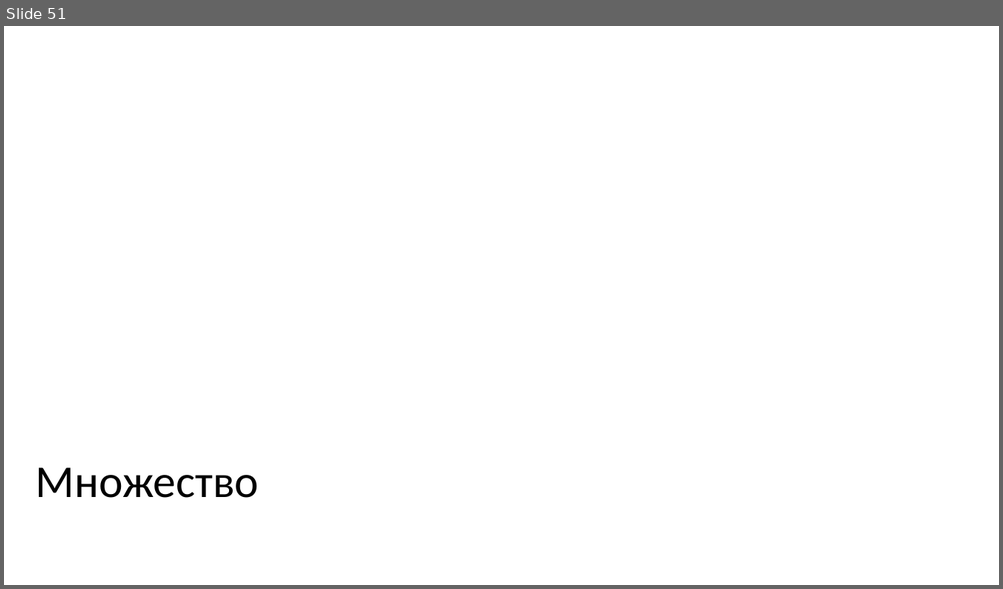
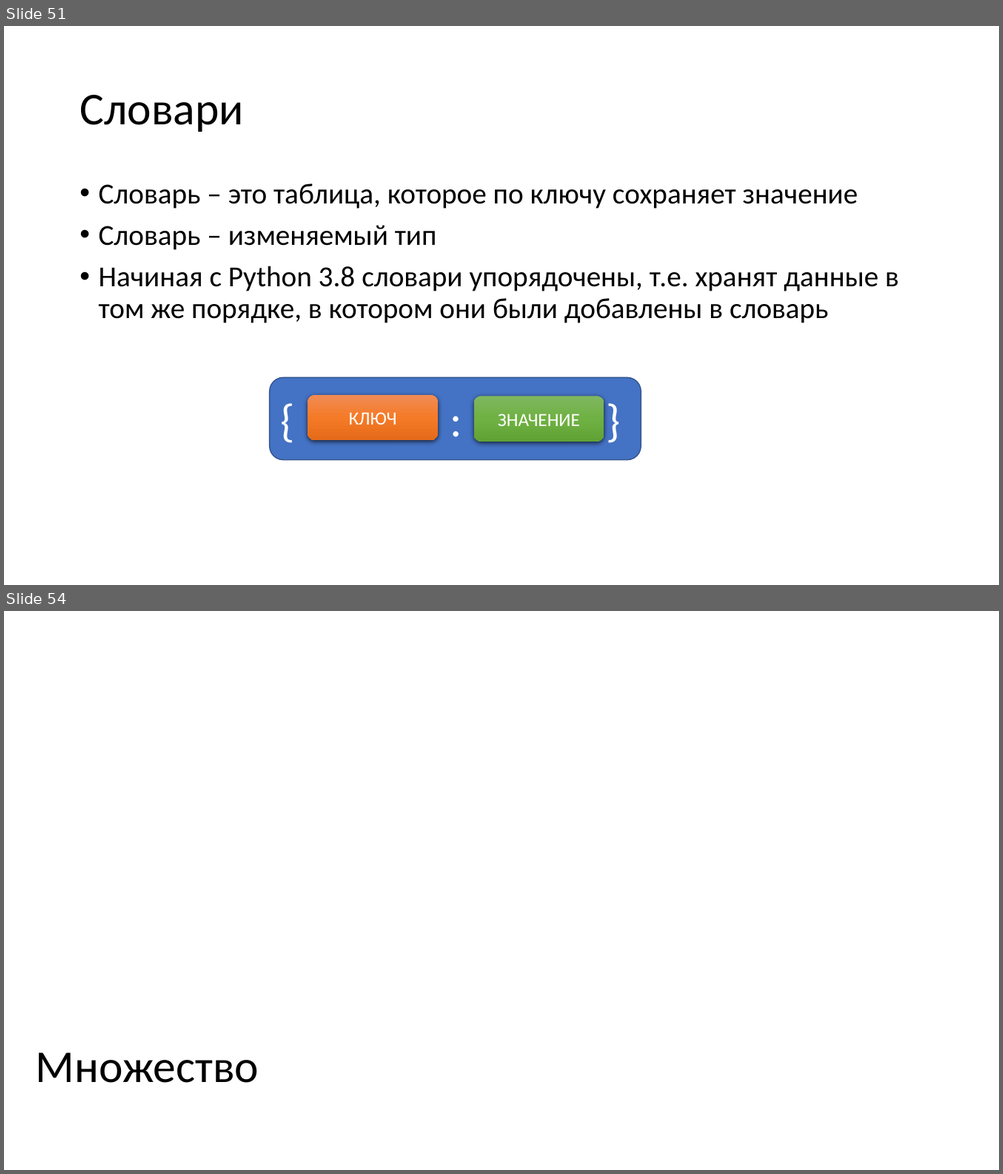
Before and after one commit to paveltsytovich/telegram-course, a slide deck: Presentation/Основы алгоритмизации и программирования.pptx. Shown one above the other, each under a label of ours: slide 51 before the commit, slides 51 and 54 after it; the slides between them are not shown. The pictures are 1003x589 and 1003x1174 pixels, drawn with LibreOffice and Linux fonts; fonts in the diff are those of the drawing. Boxes give left, top, right and bottom in pixels: in the first picture for what was removed or moved away, otherwise in the second. Text is boxed around its words. In the diff, an @@ line names an element or a change of style, - is before the commit and + after.

```diff
--- a/Presentation/Основы алгоритмизации и программирования.pptx
+++ b/Presentation/Основы алгоритмизации и программирования.pptx
@@ slide 51 added at (x1=4, y1=26, x2=999, y2=585), background #FFFFFF @@
@@ title added at (x1=79, y1=95, x2=243, y2=132), 44 pt, text #000000 @@
+Словари
@@ text added at (x1=99, y1=184, x2=899, y2=323), 28 pt, text #000000 @@
+• Словарь – это таблица, которое по ключу сохраняет значение
+• Словарь – изменяемый тип
+• Начиная с Python 3.8 словари упорядочены, т.е. хранят данные в том же порядке, в котором они были добавлены в словарь
@@ rounded rectangle added at (x1=270, y1=378, x2=641, y2=460), fill #4472C4, outline #325491 1 pt, 44 pt, text #FFFFFF @@
+{ : }
@@ rounded rectangle added at (x1=307, y1=395, x2=438, y2=441), fill gradient #F18C57 to #F67B28 to #E56C19, 18 pt, text #FFFFFF @@
+КЛЮЧ
@@ rounded rectangle added at (x1=474, y1=396, x2=604, y2=442), fill gradient #81B861 to #6FB242 to #62A336, 18 pt, text #FFFFFF @@
+ЗНАЧЕНИЕ
@@ what was slide 51 is now slide 54 @@
```
Also in this commit, not shown: 6 other slides added.
